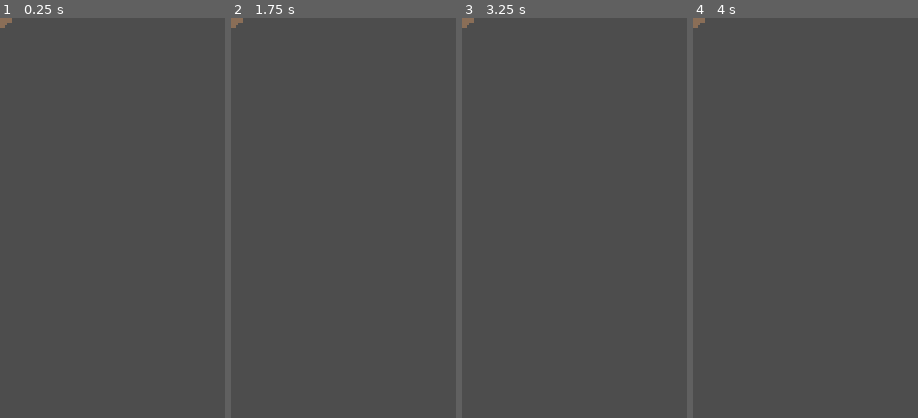
Above: before the commit, frames 1-4 (left to right).
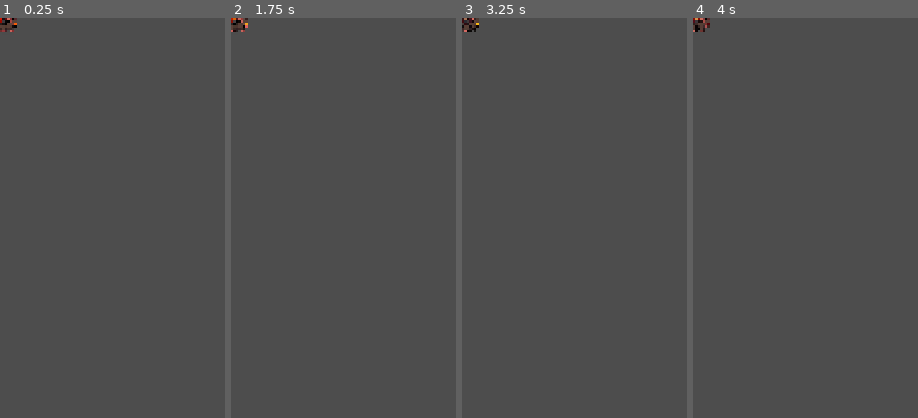
Above: after the commit, the same moments.

Repository: MinSung0732/Again-Hero-
Game: Godot game, scene res://src/monsters/BombRat.tscn
Same seed, same stepped clock (60 frames per second), same inputs: the game is played once before the commit and once after it. This scene is started directly instead of the project's main scene.
Inputs (mouse positions are % of the whole screen's width and height, from its top left):
- Up to frame 1 (0.25 s): no input
- Up to frame 2 (1.75 s): tap Enter at 0.5 s; move the mouse to (72, 45) at 0.52 s; click (72, 45) at 0.67 s; tap Space at 1.25 s; move the mouse to (30, 55) at 1.27 s; click (30, 55) at 1.42 s
- Up to frame 3 (3.25 s): tap Enter at 2 s; move the mouse to (60, 28) at 2.02 s; click (60, 28) at 2.17 s; tap Space at 2.75 s; move the mouse to (45, 70) at 2.77 s; click (45, 70) at 2.92 s
- Up to frame 4 (4 s): tap Enter at 3.5 s; move the mouse to (80, 65) at 3.52 s; click (80, 65) at 3.67 s
The pictures show only the part of the screen within x 0-50%, y 0-50%; the shares and areas given below are measured in that part.

The runs differ from the first frame. In frame 1, 0.2% of the frame differs, in the area x 0-8%, y 0-4%; in frame 2, 0.2%; in frame 3, 0.2%; in frame 4, 0.2%.

Commit message:
fix: use exact bomb rat sprite grid

Diff:
--- a/src/monsters/bomb_rat_visual.gd
+++ b/src/monsters/bomb_rat_visual.gd
@@ -1,6 +1,16 @@
 extends AnimatedSprite2D
 
 signal death_animation_finished
+
+const SHEET_COLUMNS := 6
+const SHEET_ROWS := 5
+const CELL_SIZE := 229
+
+const IDLE_FRAMES := 4
+const MOVE_FRAMES := 6
+const ATTACK_FRAMES := 6
+const HIT_FRAMES := 3
+const DEATH_FRAMES := 4
 
 @export var sheet_path: String = "res://assets/art/monsters/bombrat/bombrat_spritesheet.png"
 @export var target_height: float = 78.0
@@ -100,28 +110,29 @@
 	death_animation_finished.emit()
 
 func _setup_sprite_frames() -> void:
-	if sheet_path.is_empty():
-		return
-
 	var loaded = load(sheet_path)
 	if not loaded is Texture2D:
 		push_warning("BombRat visual: sprite sheet load failed: %s" % sheet_path)
 		return
 
 	var source_texture := loaded as Texture2D
-	var width := source_texture.get_width()
-	var height := source_texture.get_height()
-	var layout := _detect_layout(width, height)
-
-	if layout.is_empty():
+	var expected_width := SHEET_COLUMNS * CELL_SIZE
+	var expected_height := SHEET_ROWS * CELL_SIZE
+
+	if (
+		source_texture.get_width() != expected_width
+		or source_texture.get_height() != expected_height
+	):
 		push_warning(
-			"BombRat visual: unsupported sheet size %dx%d" % [width, height]
+			"BombRat visual: expected %dx%d but got %dx%d"
+			% [
+				expected_width,
+				expected_height,
+				source_texture.get_width(),
+				source_texture.get_height(),
+			]
 		)
 		return
-
-	var columns := int(layout.get("columns", 0))
-	var rows := int(layout.get("rows", 0))
-	var cell_size := int(layout.get("cell_size", 0))
 
 	var frames := SpriteFrames.new()
 	if frames.has_animation(&"default"):
@@ -132,160 +143,83 @@
 		source_texture,
 		&"idle",
 		0,
-		columns,
-		cell_size,
+		IDLE_FRAMES,
 		idle_fps,
 		true
 	)
-
-	if rows >= 2:
-		_add_row_animation(
-			frames,
-			source_texture,
-			&"move",
-			1,
-			columns,
-			cell_size,
-			move_fps,
-			true
-		)
-
-	if rows >= 3:
-		_add_row_animation(
-			frames,
-			source_texture,
-			&"attack",
-			2,
-			columns,
-			cell_size,
-			attack_fps,
-			false
-		)
-
-	if rows >= 5:
-		_add_row_animation(
-			frames,
-			source_texture,
-			&"hit",
-			3,
-			columns,
-			cell_size,
-			hit_fps,
-			false
-		)
-		_add_row_animation(
-			frames,
-			source_texture,
-			&"death",
-			4,
-			columns,
-			cell_size,
-			death_fps,
-			false
-		)
-	elif rows >= 4:
-		_add_row_animation(
-			frames,
-			source_texture,
-			&"death",
-			3,
-			columns,
-			cell_size,
-			death_fps,
-			false
-		)
-
-	if not frames.has_animation(&"idle"):
-		return
-	if frames.get_frame_count(&"idle") <= 0:
-		return
+	_add_row_animation(
+		frames,
+		source_texture,
+		&"move",
+		1,
+		MOVE_FRAMES,
+		move_fps,
+		true
+	)
+	_add_row_animation(
+		frames,
+		source_texture,
+		&"attack",
+		2,
+		ATTACK_FRAMES,
+		attack_fps,
+		false
+	)
+	_add_row_animation(
+		frames,
+		source_texture,
+		&"hit",
+		3,
+		HIT_FRAMES,
+		hit_fps,
+		false
+	)
+	_add_row_animation(
+		frames,
+		source_texture,
+		&"death",
+		4,
+		DEATH_FRAMES,
+		death_fps,
+		false
+	)
 
 	sprite_frames = frames
-	var uniform_scale := target_height / float(cell_size)
+	var uniform_scale := target_height / float(CELL_SIZE)
 	scale = Vector2(uniform_scale, uniform_scale)
 	_visual_ready = true
 
 	print(
-		"BombRat visual ready: sheet=%dx%d grid=%dx%d cell=%d"
-		% [width, height, columns, rows, cell_size]
-	)
-
-func _detect_layout(width: int, height: int) -> Dictionary:
-	if width <= 0 or height <= 0:
-		return {}
-
-	var best: Dictionary = {}
-	var best_score := -999999
-
-	for cell_size in [32, 48, 64, 80, 96, 128, 160, 192, 256, 320, 384, 512]:
-		if width % cell_size != 0 or height % cell_size != 0:
-			continue
-
-		var columns := int(width / cell_size)
-		var rows := int(height / cell_size)
-
-		if columns < 2 or columns > 12:
-			continue
-		if rows < 3 or rows > 6:
-			continue
-
-		var score := 0
-
-		if rows == 4:
-			score += 100
-		elif rows == 5:
-			score += 90
-		elif rows == 6:
-			score += 45
-		else:
-			score += 25
-
-		if columns >= 4 and columns <= 8:
-			score += 40
-		elif columns >= 3 and columns <= 10:
-			score += 20
-
-		if columns == 6:
-			score += 12
-		elif columns == 4:
-			score += 10
-		elif columns == 8:
-			score += 8
-
-		if score > best_score:
-			best_score = score
-			best = {
-				"columns": columns,
-				"rows": rows,
-				"cell_size": cell_size,
-			}
-
-	return best
+		"BombRat visual ready: %dx%d / cell %d / grid %dx%d"
+		% [
+			source_texture.get_width(),
+			source_texture.get_height(),
+			CELL_SIZE,
+			SHEET_COLUMNS,
+			SHEET_ROWS,
+		]
+	)
 
 func _add_row_animation(
 	frames: SpriteFrames,
 	source_texture: Texture2D,
 	animation_name: StringName,
 	row: int,
-	columns: int,
-	cell_size: int,
+	frame_count: int,
 	fps: float,
 	looping: bool
 ) -> void:
-	if row < 0 or columns <= 0 or cell_size <= 0:
-		return
-
 	frames.add_animation(animation_name)
 	frames.set_animation_loop(animation_name, looping)
 	frames.set_animation_speed(animation_name, fps)
 
-	for column in range(columns):
+	for column in range(frame_count):
 		var atlas_texture := AtlasTexture.new()
 		atlas_texture.atlas = source_texture
 		atlas_texture.region = Rect2(
-			float(column * cell_size),
-			float(row * cell_size),
-			float(cell_size),
-			float(cell_size)
+			float(column * CELL_SIZE),
+			float(row * CELL_SIZE),
+			float(CELL_SIZE),
+			float(CELL_SIZE)
 		)
 		frames.add_frame(animation_name, atlas_texture)
Not shown, changed: CHANGELOG.md
